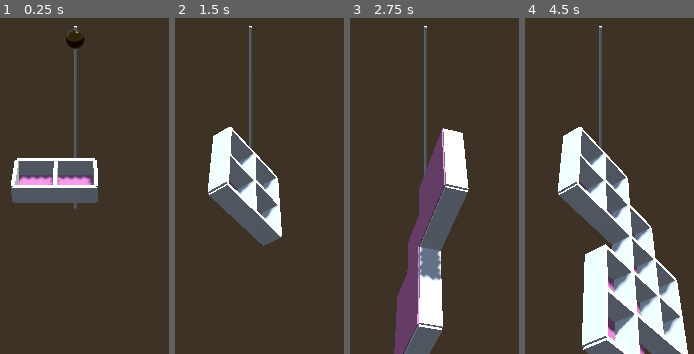
Above: before the commit, frames 1-4 (left to right).
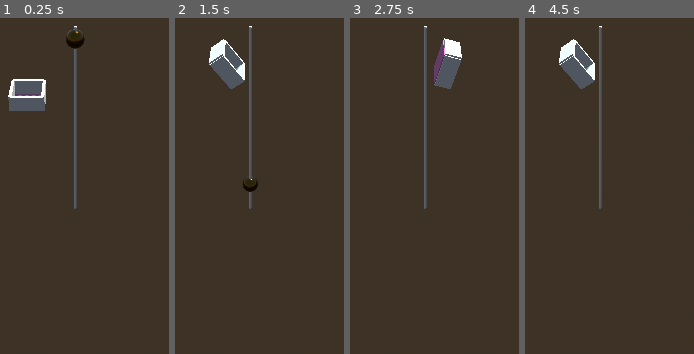
Above: after the commit, the same moments.

Repository: unblinky/gravity-guru
Game: Godot game, scene res://Main/Main.tscn
Same seed, same stepped clock (60 frames per second), same inputs: the game is played once before the commit and once after it.
Inputs (mouse positions are in pixels of both pictures, inside the frame that each line leads up to):
- Up to frame 1 (0.25 s): no input
- Up to frame 2 (1.5 s): move the mouse to (outside the picture) at 0.52 s; hold D (tilt_right) 0.53-1.25 s; click (outside the picture) at 0.67 s; drag from (outside the picture) to (210, 219) at 1.27 s
- Up to frame 3 (2.75 s): move the mouse to (505, 31) at 2.02 s; hold D (tilt_right) from 2.03 s (still down); click (505, 31) at 2.17 s
- Up to frame 4 (4.5 s): release D (tilt_right) at 2.75 s; drag from (560, 219) to (outside the picture) at 2.77 s; tap Enter at 3.5 s; move the mouse to (outside the picture) at 3.52 s; hold A (tilt_left) 3.53-4.25 s; click (outside the picture) at 3.67 s; drag from (outside the picture) to (outside the picture) at 4.27 s

The runs differ from the first frame. In frame 1, 8.6% of the frame differs, in the area x 4-59%, y 18-56%; in frame 2, 12%; in frame 3, 17%; in frame 4, 30%, in the area x 19-97%, y 6-100%.

Commit message:
Self leveling maze after mouse drag tilting.

Diff:
--- a/Code/Maze/Maze.gd
+++ b/Code/Maze/Maze.gd
@@ -7,73 +7,162 @@
 
 const ROOM: PackedScene = preload("res://Room/Room.tscn")
 
+var maze_width: int = 4 # Grid units.
+var maze_height: int = 4 # Grid units.
+var maze_offset: Vector3
+
 var tilt_speed: float = 75.0 # Degrees / sec.
-var maze_width: int = 5 # Grid units.
-var maze_height: int = 4 # Grid units.
+var mouse_sensitivity: float = 0.06
+var dragging: bool = false
+
+# LERP
+var post_drag_maze_rotation: Vector3 # A
+var lerp_speed: float = 1.5 # radians / sec.
+
+# TODO: Quatrenion sollution?
+var weight_x: float = 1.0 ## Pitch.
+var weight_z: float = 1.0 ## Roll.
+
+func _process(delta: float) -> void:
+	if Input.is_action_pressed("tilt_left"):
+		rotation_degrees.z += tilt_speed * delta
+	if Input.is_action_pressed("tilt_right"):
+		rotation_degrees.z -= tilt_speed * delta
+	if Input.is_action_pressed("tilt_forward"):
+		rotation_degrees.x -= tilt_speed * delta
+	if Input.is_action_pressed("tilt_back"):
+		rotation_degrees.x += tilt_speed * delta
+
+	# TODO: Feature request use mouse input.
+	if not dragging:
+		if weight_x < 1.0:
+			rotation.x = lerp(post_drag_maze_rotation.x, 0.0, weight_x)
+			weight_x += lerp_speed * delta
+		if weight_z < 1.0:
+			rotation.z = lerp(post_drag_maze_rotation.z, 0.0, weight_z)
+			weight_z += lerp_speed * delta
+
+
+func _input(event):
+	if event is InputEventMouseButton:
+		if event.button_index == MOUSE_BUTTON_RIGHT:
+			if event.pressed:
+				dragging = true
+			else:
+				# Mouse button up.
+				dragging = false
+				post_drag_maze_rotation = rotation
+				weight_x = 0.0
+				weight_z = 0.0
+
+	if event is InputEventMouseMotion:
+		if dragging:
+			rotation_degrees.x += event.relative.y * mouse_sensitivity
+			rotation_degrees.z -= event.relative.x * mouse_sensitivity
+			print("Relative: ", event.relative)
+
+
+
 
 func _ready() -> void:
 	var room_count = maze_width * maze_height
-	var ranger: Vector2i = Vector2i(2, 4) # Grid space.
+	var ranger: Vector2i = Vector2i(0, 0) # Grid space.
 	var ranger_speed: float = 1 # Grid speed.
-	var breadcrumbs: Array[Vector2i] = []
-
-	# Setup loop.
-	#if not breadcrumbs.is_empty():
-	for i in room_count:
-		# Check for breadcrumbs.
-		if breadcrumbs.has(ranger):
-			print("Been here before: ", ranger)
-			ranger = breadcrumbs.pop_back()
-		else:
-			var room: Room = SpawnRoom(ranger)
-
-			print(">>>>>>>>>>>", breadcrumbs.back())
-
-
-
-
-			breadcrumbs.append(ranger)
-
-			# TODO: Is this random?
-			var rando_index: int = randi_range(0, room.walls.size() - 1)
-			print("Random index: ", rando_index)
-
-			# Checking for maze boundries.
-
-
-			# Pick a direction based on remaining walls.
-			#var rando_direction = room.walls.pop_at(rando_index).wall.direction
-			var rando_wall = room.walls.pop_at(rando_index)
-
-			match rando_wall.direction:
-				Wall.Direction.NORTH:
-					# Check North.
-					if ranger.y - ranger_speed > 0:
-						rando_wall.queue_free()
-						ranger.y -= ranger_speed
-
-				Wall.Direction.EAST:
-					# Check East.
-					if ranger.x + ranger_speed < maze_width:
-						rando_wall.queue_free()
-						ranger.x += ranger_speed
-
-				Wall.Direction.SOUTH:
-					ranger.y += ranger_speed
-					# Check South.
-					if ranger.y + ranger_speed < maze_height:
-						rando_wall.queue_free()
-						ranger.y += ranger_speed
-
-				Wall.Direction.WEST:
-					# Check West.
-					if ranger.x - ranger_speed > 0:
-						rando_wall.queue_free()
-						ranger.x -= ranger_speed
-
-
-
-
+
+	var breadcrumbs: Array[Room] = [] ## A list of visited grid points.
+
+
+	# Pattern
+	# Place room
+	var first_room = ROOM.instantiate()
+	maze_offset = Vector3(maze_width * first_room.size.x / 2.0 - 1, 0, maze_height * first_room.size.y / 2.0 - 1)
+	first_room.position = Vector3(ranger.x * first_room.size.x, 0, ranger.y * first_room.size.y) - maze_offset
+	add_child(first_room)
+
+
+		# Where did we come from?
+	# Room > breadcrumbs
+	# Consume a wall from the list.
+		# Is it valid move??????
+			# Maze bounds.
+			# Is in the breadcrumbs list.
+		# Update ranger
+
+
+
+	#
+	## Setup loop.
+	##if not breadcrumbs.is_empty():
+	#for i in room_count:
+		#
+		#
+		#
+		#
+		#
+		#
+		#
+		## Check for breadcrumbs.
+		#for crumb in breadcrumbs:
+			## if we don't find it?
+			#if crumb.grid_location == ranger:
+				#print("Already been here.")
+				#
+			#
+			#
+
+			#
+			#while room.grid_location != ranger:
+				#print("Been here before: ", ranger)
+				#print(room)
+				#var current_room: Room = room
+				#if room.grid_location == ranger:
+#
+					#var groom: Room = SpawnRoom(ranger)
+					#breadcrumbs.append(room)
+					#print(">>>>>>>>>>>", breadcrumbs.back())
+
+
+
+			## TODO: Is this random?
+			#var rando_index: int = randi_range(0, room.walls.size() - 1)
+			#print("Random index: ", rando_index)
+			#
+			## Checking for maze boundries.
+			#
+			#
+			## Pick a direction based on remaining walls.
+			##var rando_direction = room.walls.pop_at(rando_index).wall.direction
+			#var rando_wall = room.walls.pop_at(rando_index)
+			#
+			#match rando_wall.direction:
+				#Wall.Direction.NORTH:
+					## Check North.
+					#if ranger.y - ranger_speed > 0:
+						#rando_wall.queue_free()
+						#ranger.y -= ranger_speed
+				#
+				#Wall.Direction.EAST:
+					## Check East.
+					#if ranger.x + ranger_speed < maze_width:
+						#rando_wall.queue_free()
+						#ranger.x += ranger_speed
+					#
+				#Wall.Direction.SOUTH:
+					#ranger.y += ranger_speed
+					## Check South.
+					#if ranger.y + ranger_speed < maze_height:
+						#rando_wall.queue_free()
+						#ranger.y += ranger_speed
+#
+				#Wall.Direction.WEST:
+					## Check West.
+					#if ranger.x - ranger_speed > 0:
+						#rando_wall.queue_free()
+						#ranger.x -= ranger_speed
+		#
+		#
+		#
+			#
 
 
 
@@ -103,23 +192,16 @@
 				#
 				#wall.queue_free()
 
-		await get_tree().create_timer(0.2).timeout
-
-
-func _process(delta: float) -> void:
-	# TODO: Feature request use mouse input.
-	if Input.is_action_pressed("tilt_left"):
-		rotation_degrees.z += tilt_speed * delta
-	if Input.is_action_pressed("tilt_right"):
-		rotation_degrees.z -= tilt_speed * delta
-	if Input.is_action_pressed("tilt_forward"):
-		rotation_degrees.x -= tilt_speed * delta
-	if Input.is_action_pressed("tilt_back"):
-		rotation_degrees.x += tilt_speed * delta
-
-func SpawnRoom(grid: Vector2):
+		#await get_tree().create_timer(0.2).timeout
+
+
+
+
+
+func SpawnRoom(grid_location: Vector2i, drop_wall: Wall.Direction):
 	var room = ROOM.instantiate()
-	var maze_offset: Vector3 = Vector3(maze_width * room.size.x / 2.0 - 1, 0, maze_height * room.size.y / 2.0 - 1)
-	room.position = Vector3(grid.x * room.size.x, 0, grid.y * room.size.y) - maze_offset
+	room.grid_location = grid_location
+	room.position = Vector3(grid_location.x * room.size.x, 0, grid_location.y * room.size.y) - maze_offset
 	add_child(room) # Display the graphics.
+	room.RemoveWall(drop_wall)
 	return room
--- a/Code/Room/Room.gd
+++ b/Code/Room/Room.gd
@@ -1,17 +1,19 @@
 extends Node3D
 class_name Room
 
+## List of possible directions. Revome from the list to negate that direction.
+@onready var walls: Array[Wall] = [$NorthWall, $EastWall, $SouthWall, $WestWall]
+
+var grid_location: Vector2i ## Position in maze grid cords.
 var size: Vector2 = Vector2(2.0, 2.0) # Meters squared (area).
 
-@onready var walls: Array[Wall] = [$NorthWall, $EastWall, $SouthWall, $WestWall]
+
 
 
 func RemoveWall(direction: Wall.Direction):
-	var index: int = walls.find(direction)
-	if index <= -1:
-		var wall = walls.pop_at(index)
-		wall.queue_free()
-		# TODO: Test if this shrinks the walls array.
+	for wall in walls:
+		if wall.direction == direction:
+			wall.queue_free()
 
 
 func DisableWall(direction: Wall.Direction):
@@ -19,8 +21,8 @@
 	if index <= -1:
 		walls.remove_at(index)
 
-
-
-func RemoveRandomWall() -> Wall:
-	var rando_index: int = randi_range(0, walls.size() - 1)
-	return walls.pop_at(rando_index)
+#
+#
+#func RemoveRandomWall() -> Wall:
+	#var rando_index: int = randi_range(0, walls.size() - 1)
+	#return walls.pop_at(rando_index)
--- a/Code/project.godot
+++ b/Code/project.godot
@@ -19,6 +19,10 @@
 
 naming/scene_name_casing=1
 naming/script_name_casing=1
+
+[editor_plugins]
+
+enabled=PackedStringArray("res://addons/Todo_Manager/plugin.cfg")
 
 [input]
 
